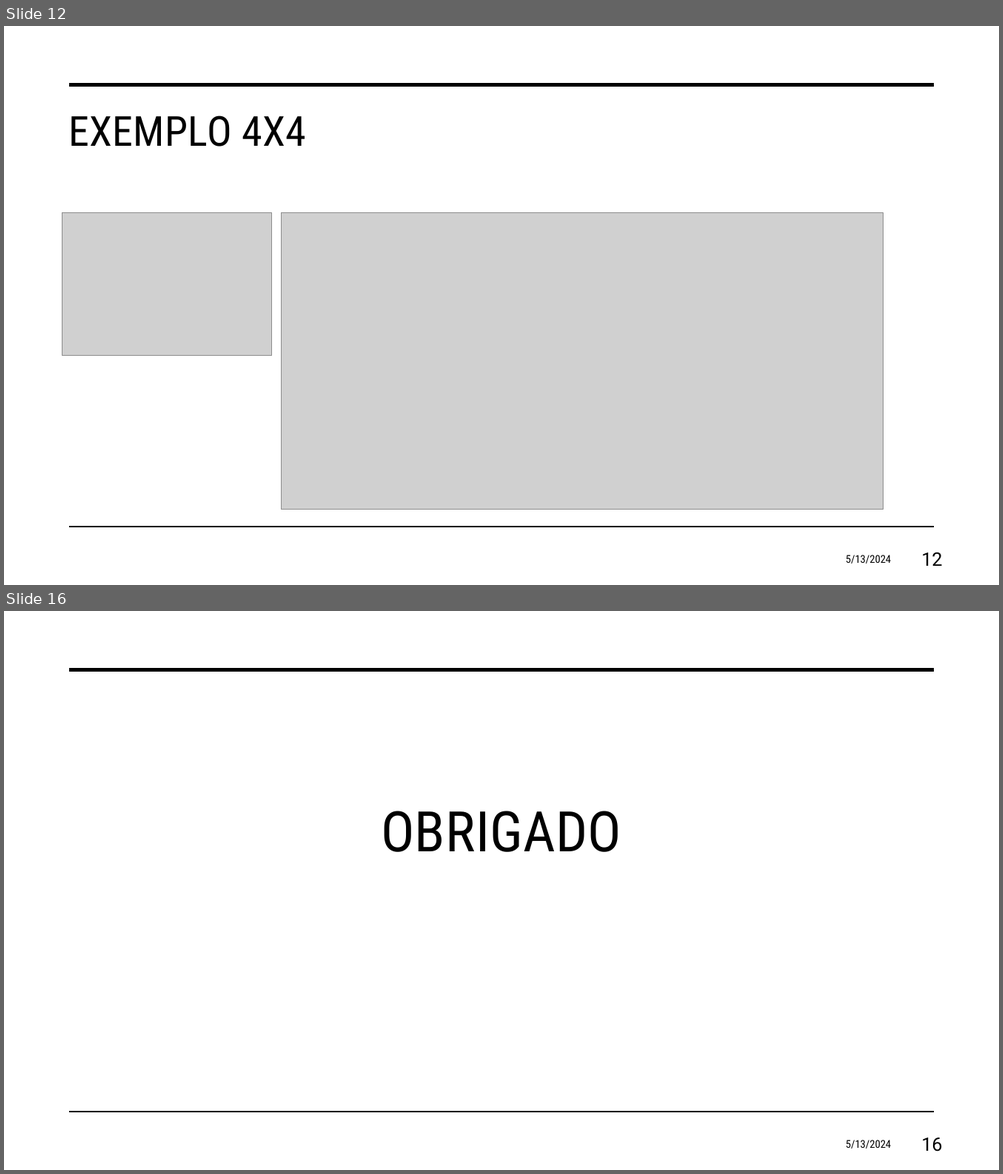
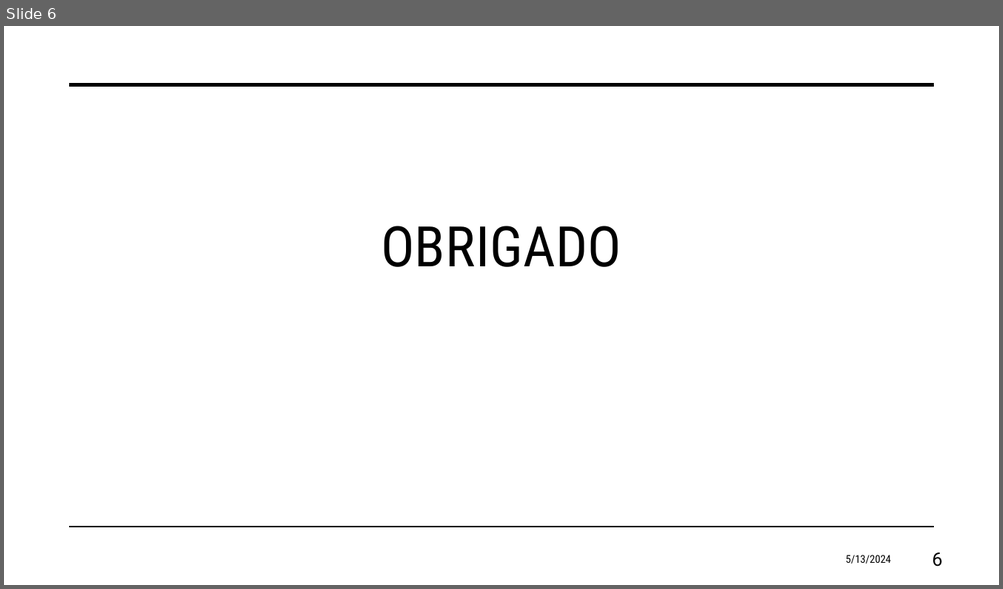
Before and after one commit to eduardosavian/chess-horse-tour, a slide deck: Presentation.pptx. Shown one above the other, each under a label of ours: slides 12 and 16 before the commit, slide 6 after it; the slides between them are not shown. The pictures are 1003x1174 and 1003x589 pixels, drawn with LibreOffice and Linux fonts; fonts in the diff are those of the drawing; grey boxes stand for pictures. Boxes give left, top, right and bottom in pixels: in the first picture for what was removed or moved away, otherwise in the second. Text is boxed around its words. In the diff, an @@ line names an element or a change of style, - is before the commit and + after.

```diff
--- a/Presentation.pptx
+++ b/Presentation.pptx
@@ slide 12 removed at [4, 26, 999, 585], background #FFFFFF; not listed: 2 template elements that a slide beside it also shows @@
@@ title removed at [68, 116, 306, 147] @@
-EXEMPLO 4X4
@@ picture removed at [62, 213, 271, 357] @@
@@ picture removed at [281, 213, 883, 510] @@
@@ text removed at [845, 555, 891, 564] @@
-5/13/2024
@@ page number removed at [921, 553, 942, 566] @@
-12
@@ what was slide 16 is now slide 6 @@
@@ page number at [932, 553, 942, 567]: text changed @@
-16
+6
```
Also in this commit, not shown: 5 slides changed, 9 other slides removed, 4 other files.
